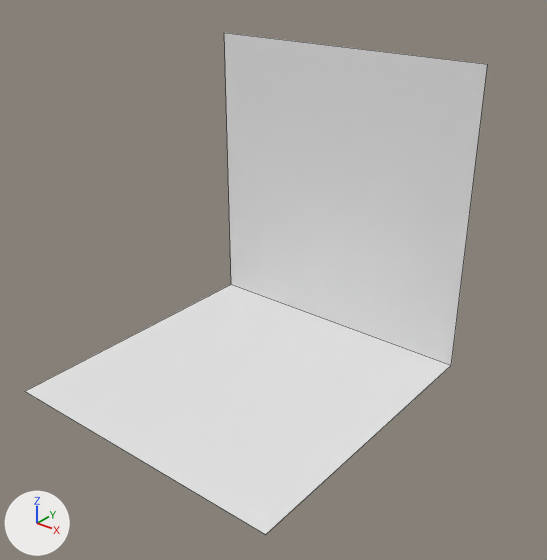
The FBX model Stowaway/Content/Assets/StorageRoom.fbx: old version first, new version second.
Both versions are drawn from a 50 mm lens placed at (5.6, -6.38, 5.55), pointed at (0.24, 0.32, 1.39). The axes (+X, +Y, +Z) are drawn at lower left. The lights are the same throughout. Mesh edges are drawn as thin lines. Where no turn or scale is listed for an object, it has been applied to the vertices.

Objects in the first picture: 'Ground', 'Wall'.
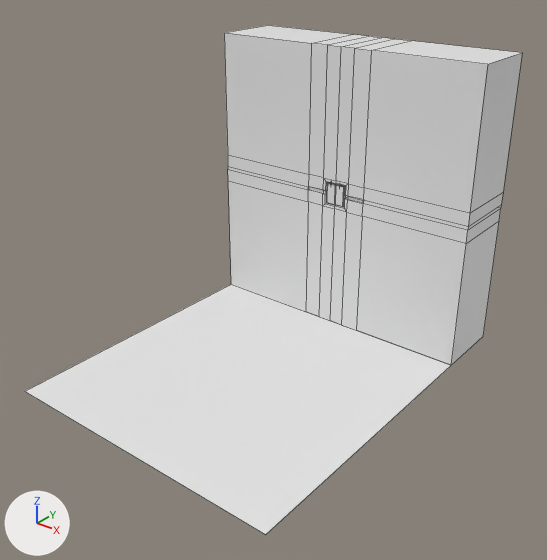
Boxes [x1, y1, x2, y2] around the edits, measured in the pictures (547 x 560 px):
'Wall', reshaped, rescaled (13% wider)
    before: [224, 33, 488, 365]
    after: [224, 25, 522, 365]

What changed in the scene script:
```text
Change me_plane_001:
    used by ob_wall; location = (0.0, 2.0, 2.0); rotation_euler = (1.571, 0.0, 0.0), in degrees (90, 0, 0); scale = (2.0, 2.0, 1.0)
    remove me_plane_001.from_pydata(...)  # 4 vertices, 1 face; spans x -1.0..1.0, y -1.0..1.0, z 0.0
    add me_plane_001.from_pydata(...)  # 156 vertices, 156 faces; spans x -2.0..2.0, y -2.0..2.0, z -1.0..0.0
    me_plane_001 part 1: the whole mesh is rebuilt
Change ob_wall:
    ob_wall.scale: (2.0, 2.0, 1.0) -> (1.0, 1.0, 1.0)
```
